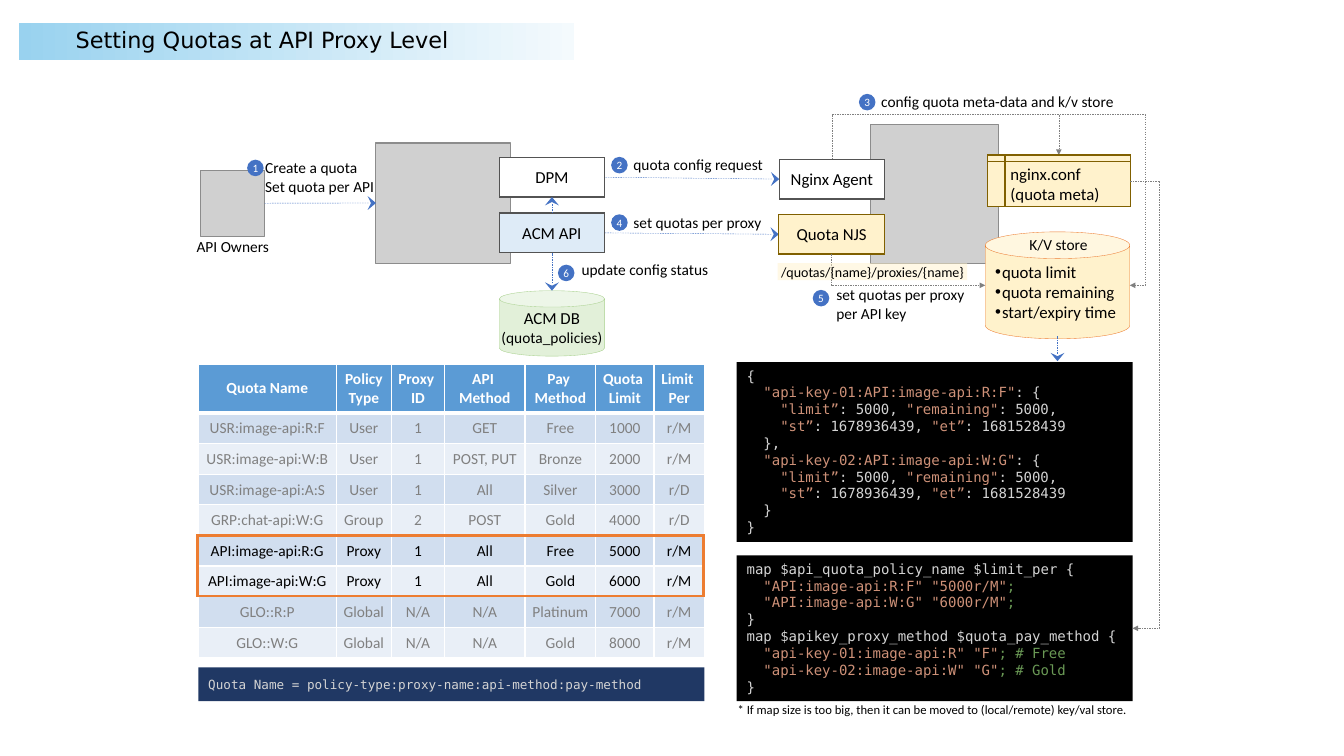
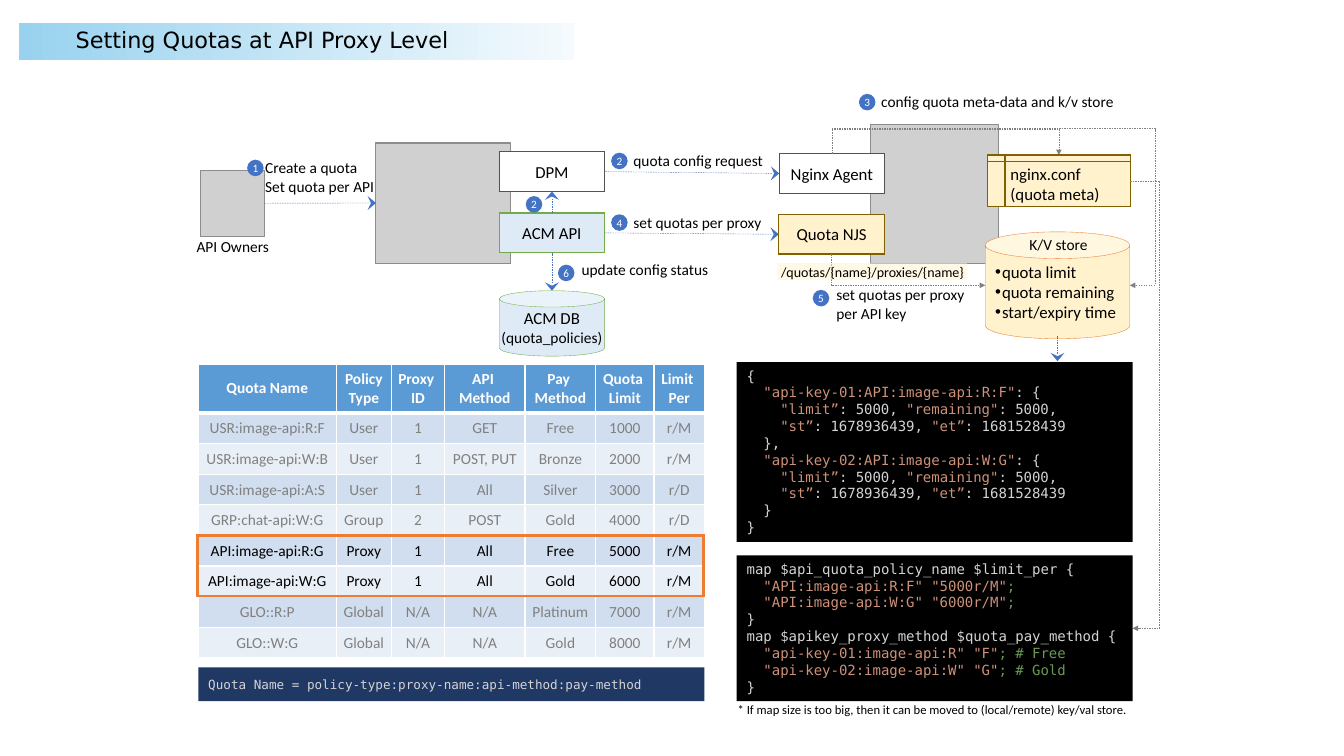
Before and after one commit to nginx-quotas/nginx-api-quotas, a slide deck: slide 6 of docs/nginx-quota-limit.pptx (slide 2 before the commit). Drawn at 1344x756 pixels with LibreOffice and Linux fonts; fonts in the diff are those of the drawing; grey boxes stand for pictures; background and template pictures are left out. Boxes give left, top, right and bottom in pixels: in the first picture for what was removed or moved away, otherwise in the second. Text is boxed around its words. In the diff, an @@ line names an element or a change of style, - is before the commit and + after.

Commit message:
feat: setting quotas per user and group

```diff
--- a/docs/nginx-quota-limit.pptx
+++ b/docs/nginx-quota-limit.pptx
@@ elbow arrow moved from (832, 159) - (1059, 155) to (832, 153) - (1059, 155) @@
@@ elbow arrow moved from (832, 159) - (1130, 285) to (832, 153) - (1130, 285) @@
@@ 2 rectangles, 1 text, 1 ellipse, 1 arrow: place and size @@
-2 rectangles, 1 text, 1 ellipse, 1 arrow at box(499, 157, 885, 199)
+2 rectangles, 1 text, 1 ellipse, 1 arrow at box(499, 152, 885, 193)
@@ ellipse added at box(526, 197, 541, 212), fill #4472C4, outline #4472C4 1 pt, 8 pt, text #FFFFFF @@
+2
@@ arrow moved from (553, 197) - (553, 213) to (553, 192) - (553, 213) @@
@@ rectangle "ACM API" at box(499, 213, 605, 252): outline #525252 1 pt to #70AD47 1 pt @@
@@ cylinder "ACM DB" at box(499, 290, 605, 356): fill #E2F0D9 to #DEEBF7; outline #A9D18E 0.25 pt to #70AD47 0.25 pt @@
```
Also in this commit, not shown: 4 slides added, 5 other files.
